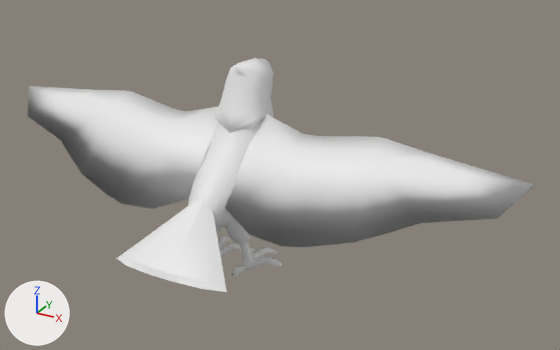
The Blender file GGJ26_Assets/Eeagle_Model.blend: old version first, new version second.
Rendered twice from a camera (50 mm lens) standing at (11.49, -17.42, 11.47) and looking at (1.48, 0.78, 2.37). The axes (+X, +Y, +Z) are drawn at lower left. The lights are the same throughout. The picture after the commit comes second. Materials are left out; every surface is plain grey.

In view in the first picture: 'Cube.003', 'Cube.005', 'Cylinder', 'Eagle_Body', 'Eagle_Head', 'mdl_WingsOpean.002' and 1 more.
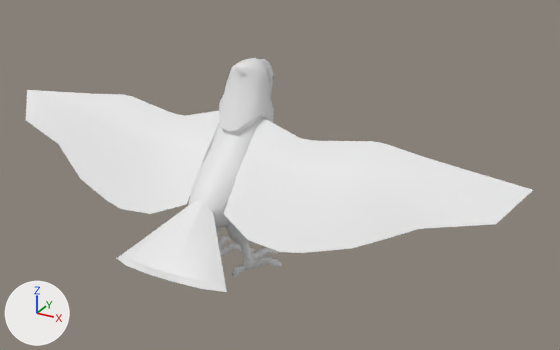
What the commit changed:
me_cube_016 is used by ob_eagle_head; location (0.0, 1.69, 4.51); scale (2.22, 2.72, 2.61).
me_cube_016 had 168 vertices, 182 faces and spanned x -0.384..0.384, y -0.471..0.291, z -0.452..0.342.
me_cube_016 now has 84 vertices, 66 faces and spans x -0.387..0.0, y -0.476..0.254, z -0.461..0.35.
Part 1, on me_cube_016:
155 vertices are removed from x -0.384..0.384, y -0.471..0.291, z -0.452..0.342.
182 faces are deleted.
71 vertices are added at x -0.387..0.0, y -0.476..0.254, z -0.461..0.35.
66 new faces join them.
me_plane_012 is used by ob_mdl_wingsopean_002; location (-0.63, 1.3, 4.02); rotation (-0.478, 0.0, 3.142), in degrees (-27, 0, 180); scale (9.63, 12.7, 6.81).
Verts and faces of me_plane_012; kept vertices keep their numbers, new ones are numbered from 51.
Before the commit, vertices of me_plane_012: 4 (0.654, 0.059, -0.03) at pixel (57, 96), 9 (0.606, 0.024, -0.028) at pixel (75, 88), 15 (0.757, 0.121, -0.088) at pixel (27, 116), 16 (0.823, 0.036, -0.049) at pixel (29, 86), 36 (0.591, 0.057, -0.057).
me_plane_012 had 51 vertices, 52 faces and spanned x 0.0..0.823, y 0.0..0.282, z -0.163..0.0.
me_plane_012 now has 51 vertices, 50 faces and spans x 0.0..0.823, y 0.0..0.282, z -0.163..0.0.
Part 2, on me_plane_012:
Faces deleted: (4, 9, 16), (15, 16, 36), (4, 16, 15), (9, 36, 16).
New faces: (9, 36, 15, 16), (4, 9, 16, 15).
Object 'Eagle_Head' (ob_eagle_head) gains a MIRROR modifier named 'Mirror'.
Modifier setting: use_clip = True.
Object 'mdl_WingsOpean.002' (ob_mdl_wingsopean_002) moves from (-0.63, 1.3, 4.02) to (-0.63, 1.19, 3.91).
Object 'mdl_WingsOpean.002' (ob_mdl_wingsopean_002) turns from (-27, 0, 180) to (-28, 0, 180) degrees about x, y and z.

What differs and where, as boxes [x1, y1, x2, y2] in the pictures (560 x 350 px):
'mdl_WingsOpean.002', reshaped, moved, turned: before [27, 86, 535, 247]; after [26, 90, 533, 253]
'Eagle_Head', reshaped, modifiers changed (7% narrower): before [215, 58, 274, 133]; after [219, 58, 274, 135]
part 2 of me_plane_012, cut back: before [27, 86, 535, 218]; after [26, 90, 533, 224]
